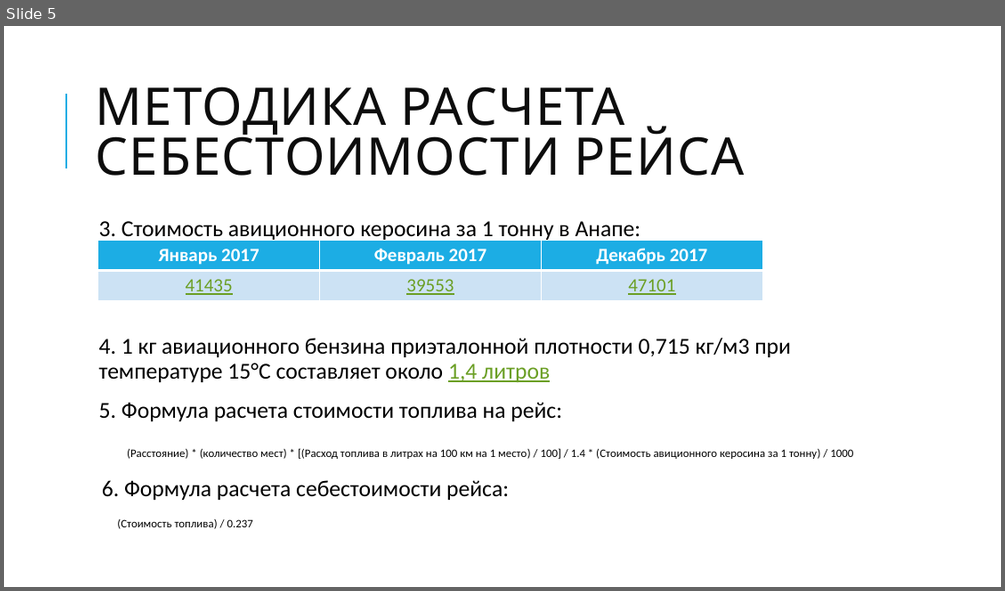
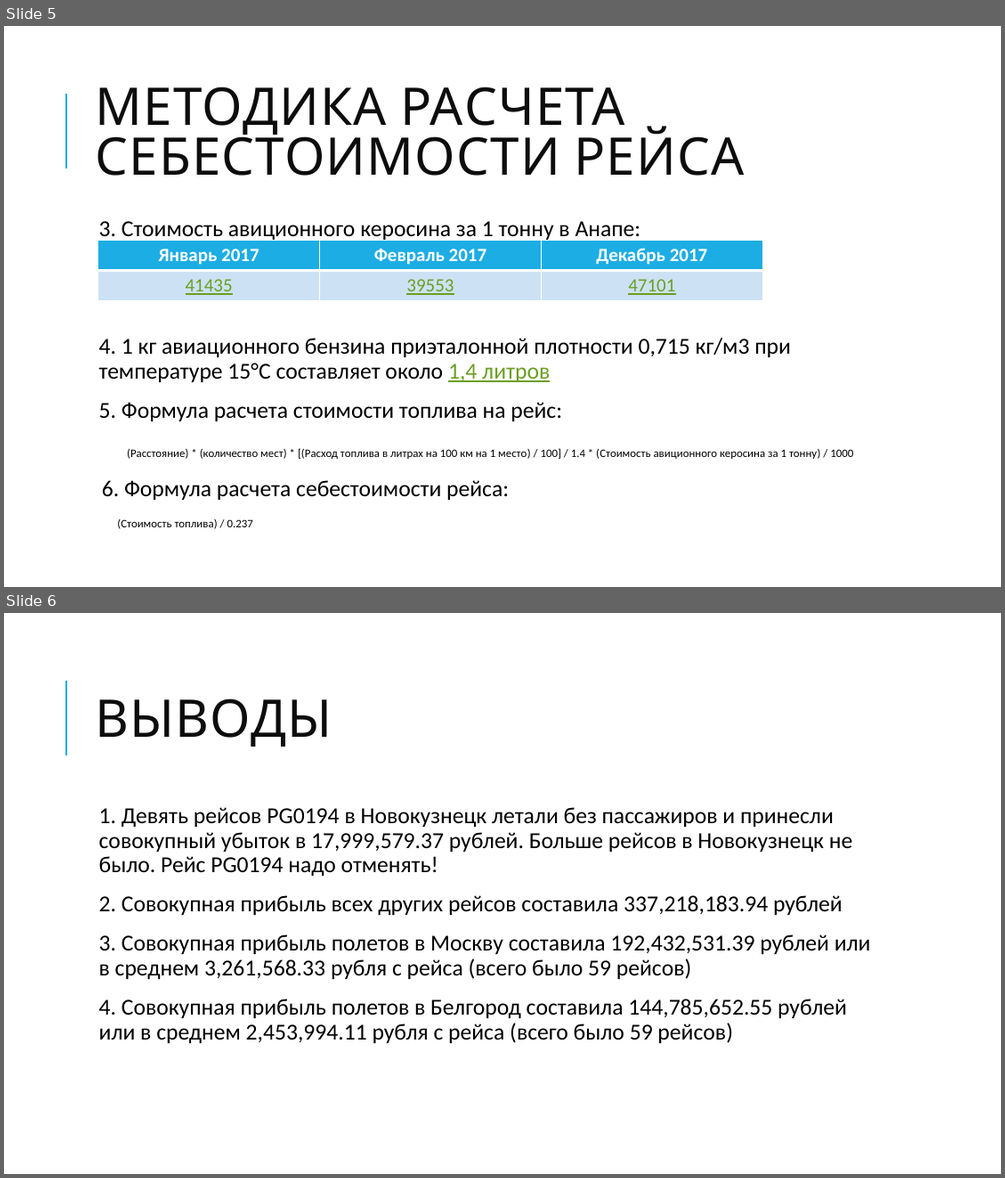
Before and after one commit to vedikhin/skillfactory, a slide deck: module_4/presentation.pptx. Shown one above the other, each under a label of ours: slide 5 before the commit, slides 5 and 6 after it. The pictures are 1005x591 and 1005x1178 pixels, drawn with LibreOffice and Linux fonts; fonts in the diff are those of the drawing. Boxes give left, top, right and bottom in pixels: in the first picture for what was removed or moved away, otherwise in the second. Text is boxed around its words. In the diff, an @@ line names an element or a change of style, - is before the commit and + after.

```diff
--- a/module_4/presentation.pptx
+++ b/module_4/presentation.pptx
@@ slide 6 added at [4,613,1001,1174], background #FFFFFF; not listed: 1 template element that a slide beside it also shows @@
@@ title added at [95,698,332,747], 50 pt, text #0D0D0D @@
+ВЫВОДЫ
@@ text added at [99,807,871,1044], 22 pt, text #000000 @@
+  1. Девять рейсов PG0194 в Новокузнецк летали без пассажиров и принесли совокупный убыток в 17,999,579.37 рублей. Больше рейсов в Новокузнецк не было. Рейс PG0194 надо отменять!
+  2. Совокупная прибыль всех других рейсов составила 337,218,183.94 рублей
+  3. Совокупная прибыль полетов в Москву составила 192,432,531.39 рублей или в среднем 3,261,568.33 рубля с рейса (всего было 59 рейсов)
+  4. Совокупная прибыль полетов в Белгород составила 144,785,652.55 рублей или в среднем 2,453,994.11 рубля с рейса (всего было 59 рейсов)
```
Also in this commit, not shown: 1 other file.
